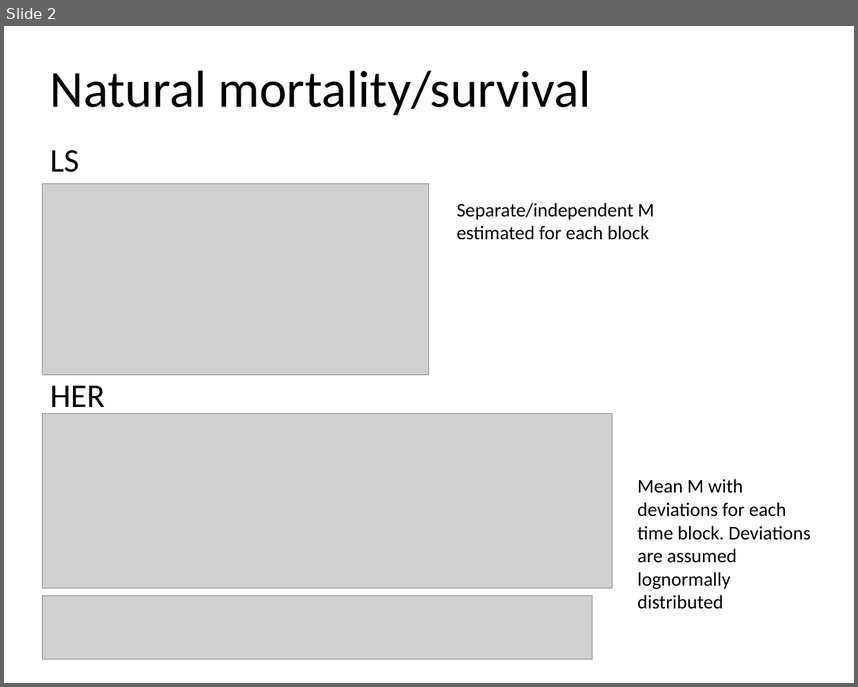
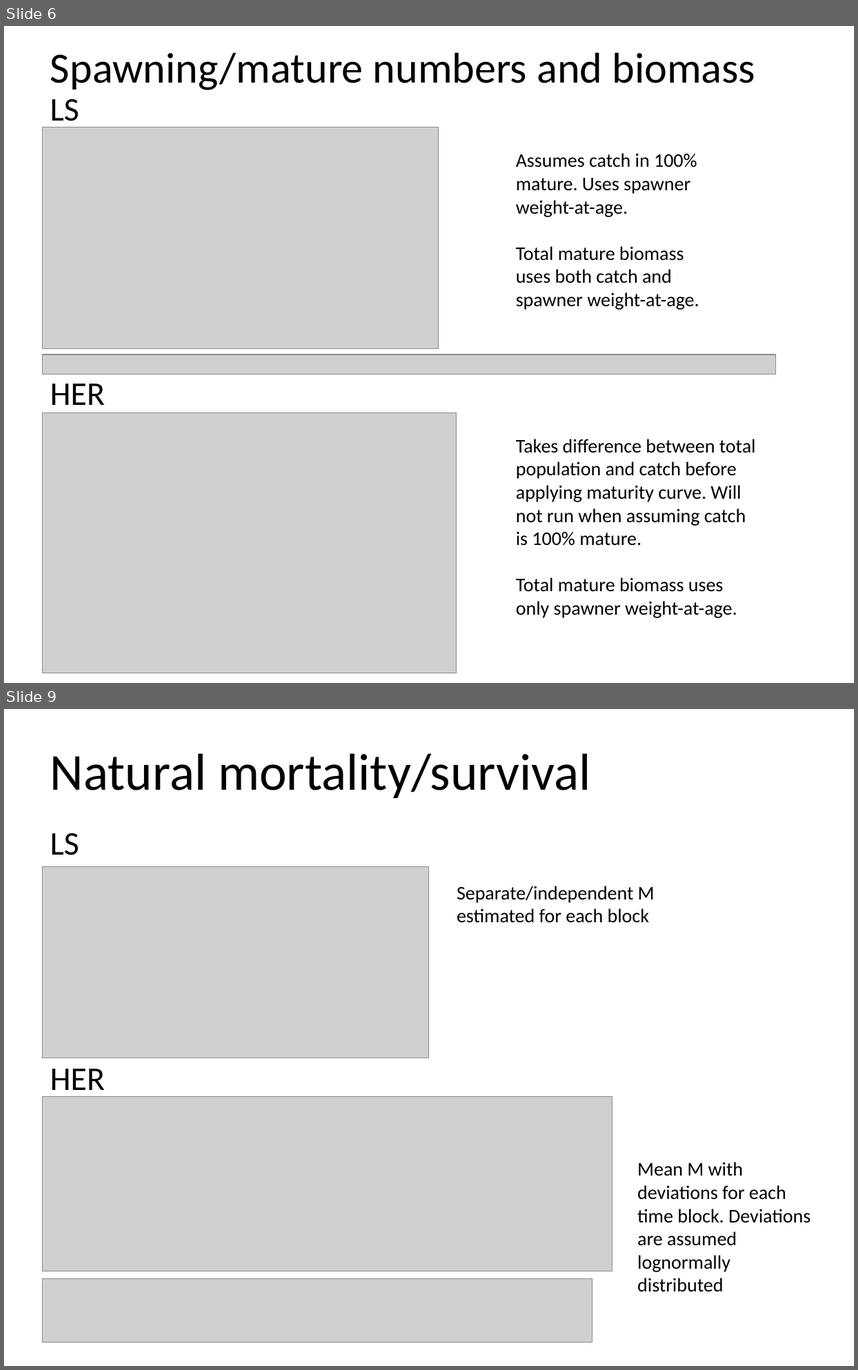
Before and after one commit to commfish/AlaskaHerring, a slide deck: technical_docs/popdy_her_ls.pptx. Shown one above the other, each under a label of ours: slide 2 before the commit, slides 6 and 9 after it; the slides between them are not shown. The pictures are 858x687 and 858x1370 pixels, drawn with LibreOffice and Linux fonts; fonts in the diff are those of the drawing; grey boxes stand for pictures. Boxes give left, top, right and bottom in pixels: in the first picture for what was removed or moved away, otherwise in the second. Text is boxed around its words. In the diff, an @@ line names an element or a change of style, - is before the commit and + after.

Commit message:
Fixed maturity to equal LS best estimates for both time blocks then changed catch/maturity assumption so that catch is 100% mature. Did not converge (Hessian not pos def)

```diff
--- a/technical_docs/popdy_her_ls.pptx
+++ b/technical_docs/popdy_her_ls.pptx
@@ slide 6 added at [4,26,854,683], background #FFFFFF @@
@@ title added at [50,52,755,90], 40 pt, text #000000 @@
+Spawning/mature numbers and biomass
@@ text added at [50,99,79,129], 30.8 pt, text #000000 @@
+LS
@@ picture added at [43,127,438,349] @@
@@ text added at [516,153,699,310], 18 pt, text #000000 @@
+Assumes catch in 100% mature. Uses spawner weight-at-age.
+Total mature biomass uses both catch and spawner weight-at-age.
@@ picture added at [43,354,776,374] @@
@@ text added at [50,383,105,405], 30.8 pt, text #000000 @@
+HER
@@ picture added at [43,412,457,673] @@
@@ text added at [516,439,756,618], 18 pt, text #000000 @@
+Takes difference between total population and catch before applying maturity curve. Will not run when assuming catch is 100% mature.
+Total mature biomass uses only spawner weight-at-age.
@@ what was slide 2 is now slide 9 @@
```
Also in this commit, not shown: 1 slide changed, 6 other slides added, 1 slide removed, 7 other files.
